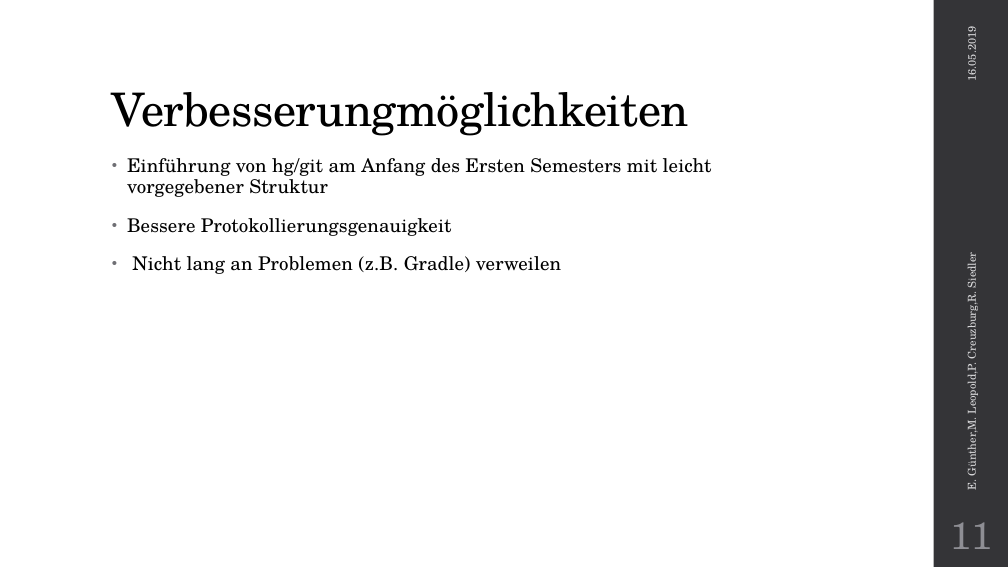
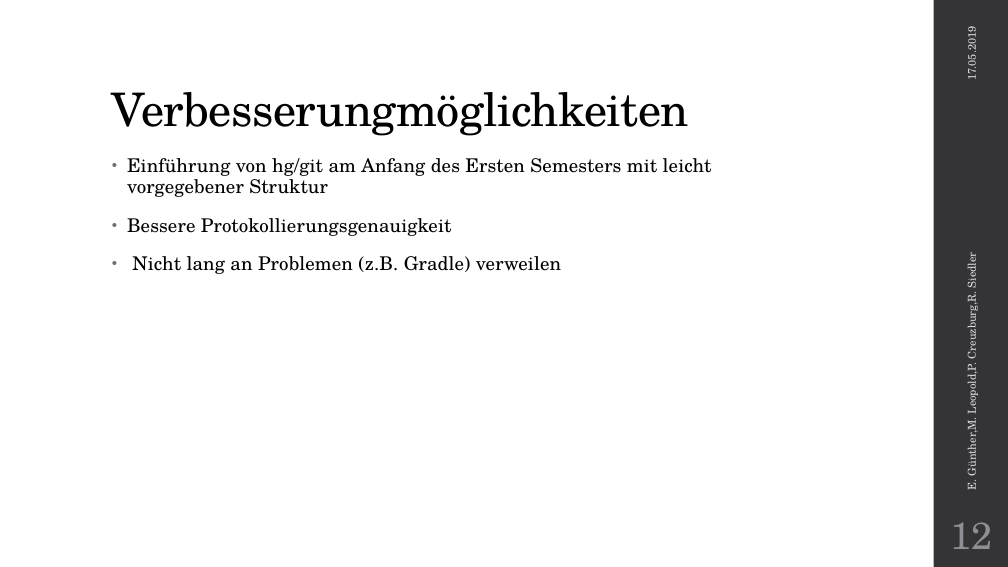
Before and after one commit to MLpGHub/SEIIBeleg, a slide deck: slide 12 of Präsentation/TicTacToeProjekt.pptx (slide 11 before the commit). Drawn at 1008x567 pixels with LibreOffice and Linux fonts; fonts in the diff are those of the drawing. Boxes give left, top, right and bottom in pixels: in the first picture for what was removed or moved away, otherwise in the second. Text is boxed around its words. In the diff, an @@ line names an element or a change of style, - is before the commit and + after.

```diff
--- a/Präsentation/TicTacToeProjekt.pptx
+++ b/Präsentation/TicTacToeProjekt.pptx
@@ text at bbox=[963, 31, 979, 79]: text changed @@
-16.05.2019
+17.05.2019
@@ page number at bbox=[950, 522, 992, 549]: text changed @@
-11
+12
```
Also in this commit, not shown: 11 other slides changed, 1 slide added, 17 other files.
